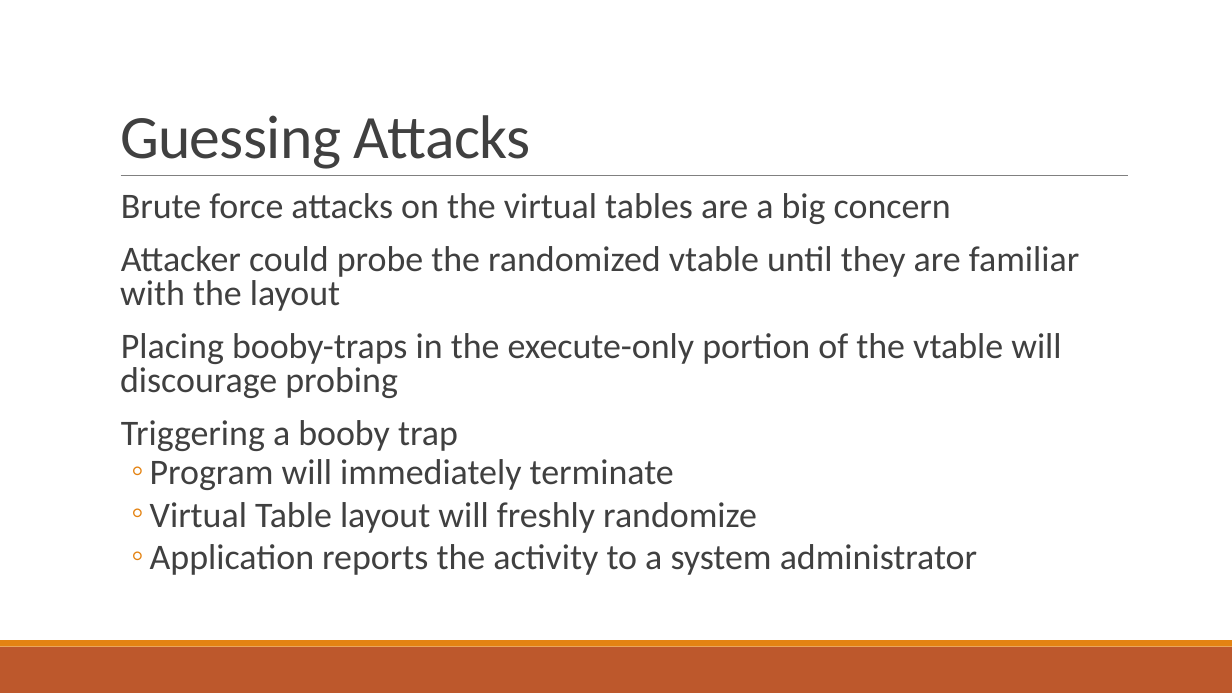
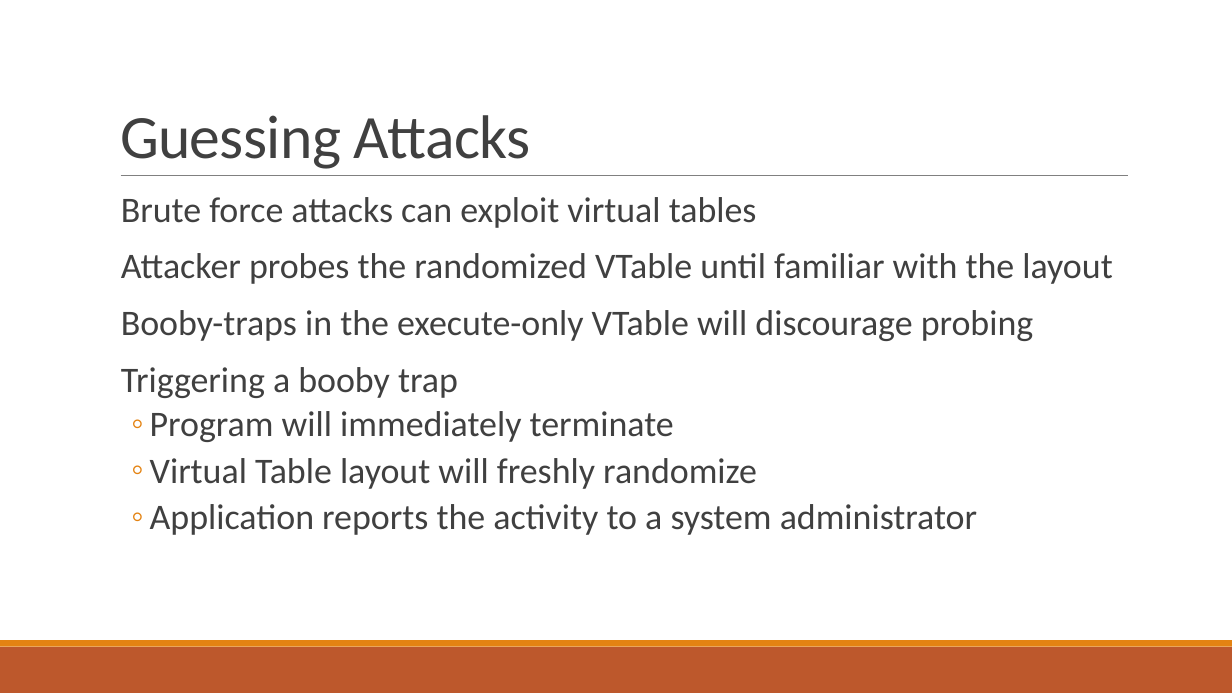
Before and after one commit to bretafinley/coop, a slide deck: slide 31 of COOP.pptx. Drawn at 1232x693 pixels with LibreOffice and Linux fonts; fonts in the diff are those of the drawing. Boxes give left, top, right and bottom in pixels: in the first picture for what was removed or moved away, otherwise in the second. Text is boxed around its words. In the diff, an @@ line names an element or a change of style, - is before the commit and + after.

```diff
--- a/COOP.pptx
+++ b/COOP.pptx
@@ text at box(121, 197, 1112, 341): text changed @@
-  Brute force attacks on the virtual tables are a big concern
-  Attacker could probe the randomized vtable until they are familiar with the layout
-  Placing booby-traps in the execute-only portion of the vtable will discourage probing
+  Brute force attacks can exploit virtual tables
+  Attacker probes the randomized VTable until familiar with the layout
+  Booby-traps in the execute-only VTable will discourage probing
@@ text at box(121, 367, 977, 535): line spacing 0.8 to 0.9 @@
```
Also in this commit, not shown: 32 other slides changed.
